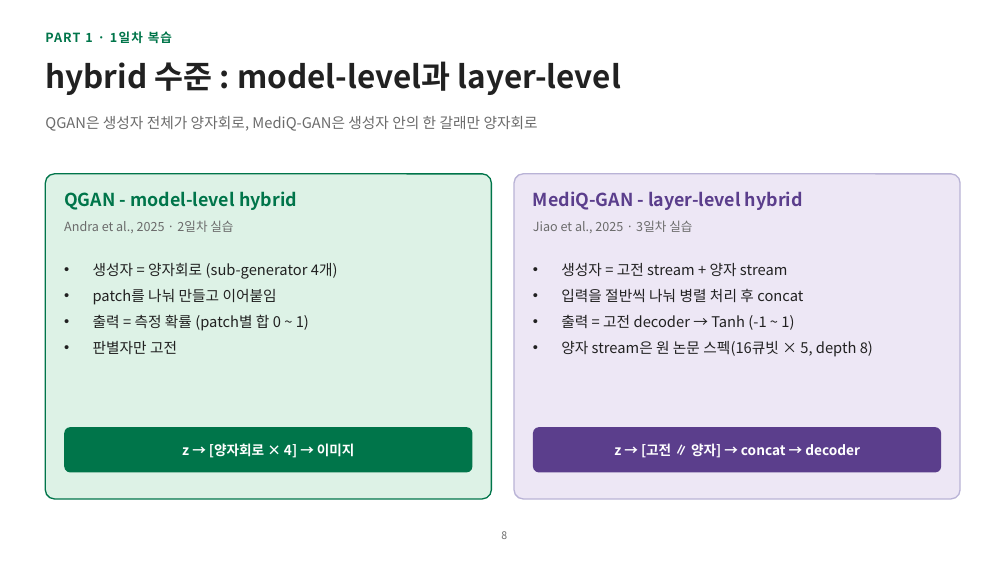
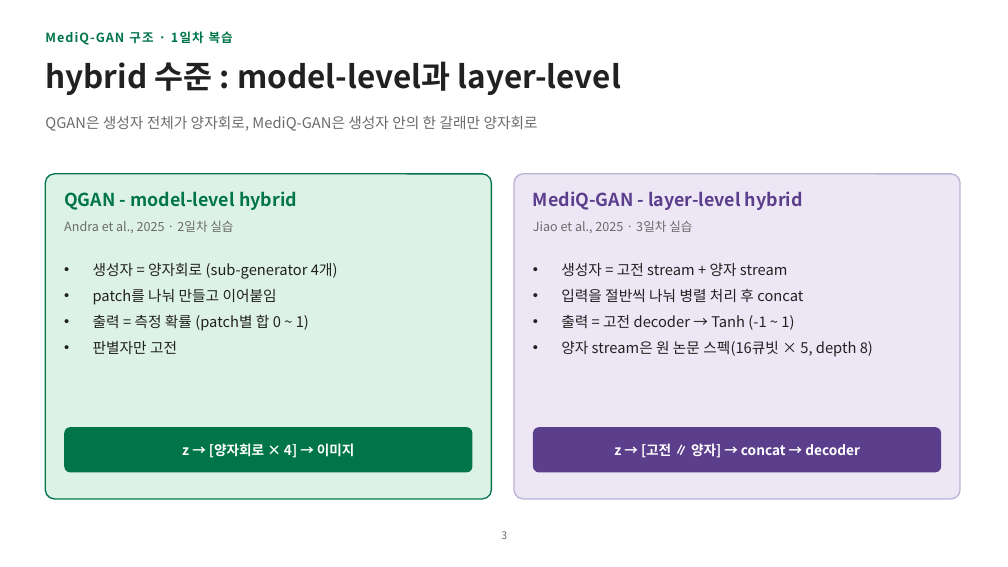
Before and after one commit to hyunhp/skin_disease_qml, a slide deck: slide 3 of practice/day3_slides/day3_practice_slides.pptx (slide 8 before the commit). Drawn at 1008x567 pixels with LibreOffice and Linux fonts; fonts in the diff are those of the drawing. Boxes give left, top, right and bottom in pixels: in the first picture for what was removed or moved away, otherwise in the second. Text is boxed around its words. In the diff, an @@ line names an element or a change of style, - is before the commit and + after.

```diff
--- a/practice/day3_slides/day3_practice_slides.pptx
+++ b/practice/day3_slides/day3_practice_slides.pptx
@@ text at (45,31,233,45): text changed @@
-PART 1 · 1일차 복습
+MediQ-GAN 구조 · 1일차 복습
@@ page number at (501,531,507,539): text changed @@
-8
+3
```
Also in this commit, not shown: 8 other slides changed, 12 slides removed, 6 other files.
